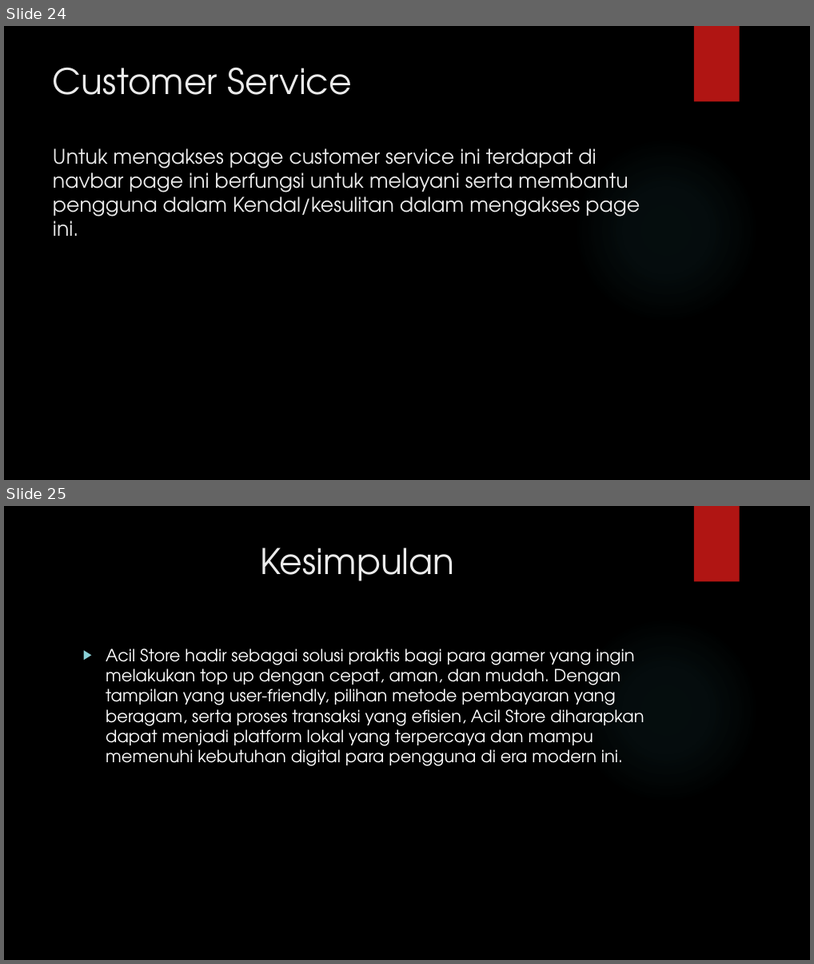
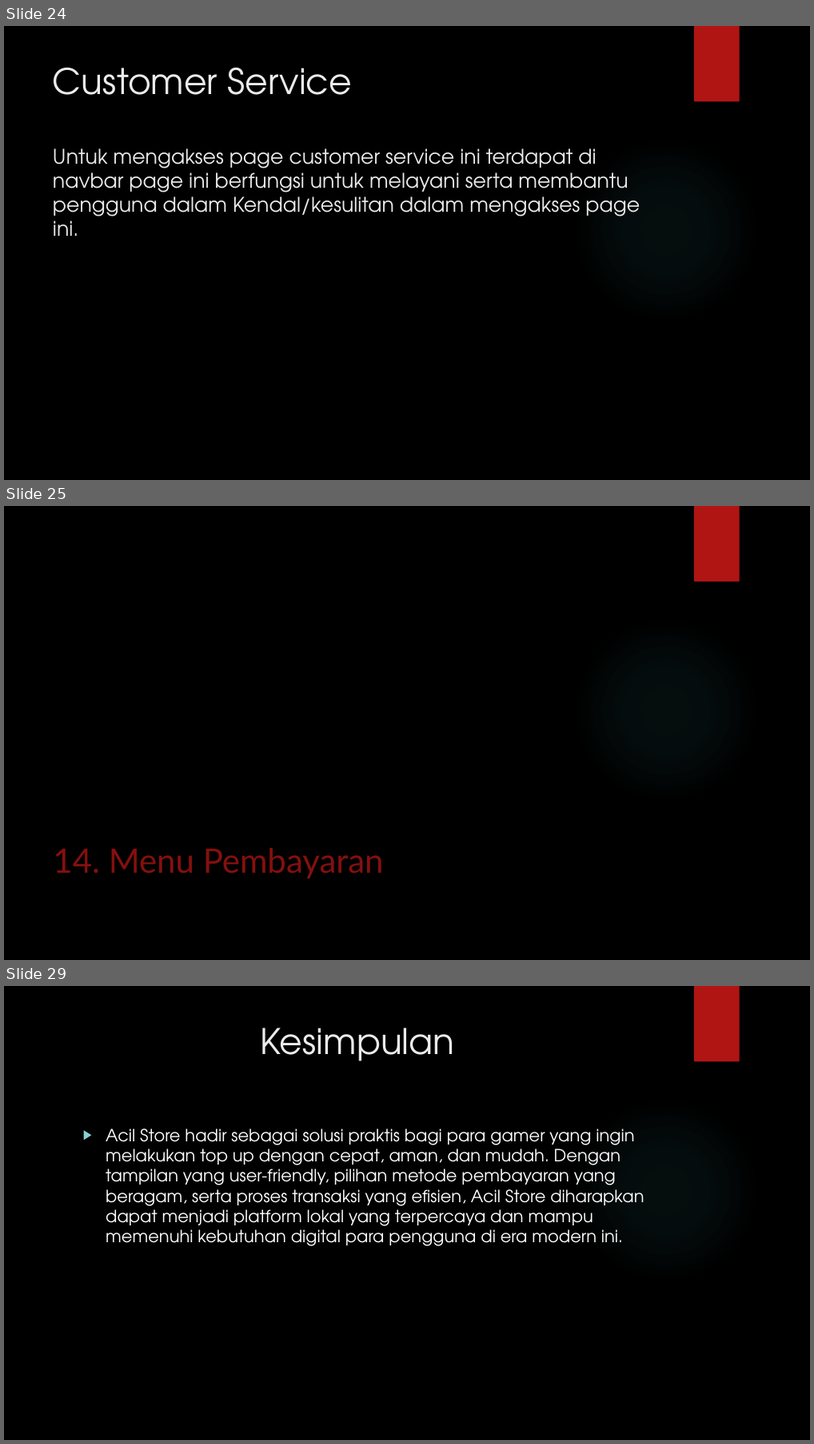
Before and after one commit to pedee13/kelompok3-X-TJKT, a slide deck: laporan ppt/Kelompok 3.pptx. Shown one above the other, each under a label of ours: slides 24 and 25 before the commit, slides 24, 25 and 29 after it; the slides between them are not shown. The pictures are 814x964 and 814x1444 pixels, drawn with LibreOffice and Linux fonts; fonts in the diff are those of the drawing; background and template pictures are left out. Boxes give left, top, right and bottom in pixels: in the first picture for what was removed or moved away, otherwise in the second. Text is boxed around its words. In the diff, an @@ line names an element or a change of style, - is before the commit and + after.

```diff
--- a/laporan ppt/Kelompok 3.pptx
+++ b/laporan ppt/Kelompok 3.pptx
@@ slide 25 added at bbox=[4, 506, 810, 960], background picture (left out); not listed: 2 template elements that a slide beside it also shows @@
@@ title added at bbox=[53, 848, 384, 878], 40 pt, text #84100E @@
+14. Menu Pembayaran
@@ what was slide 25 is now slide 29 @@
```
Also in this commit, not shown: 1 slide changed, 3 other slides added, 9 other files.
